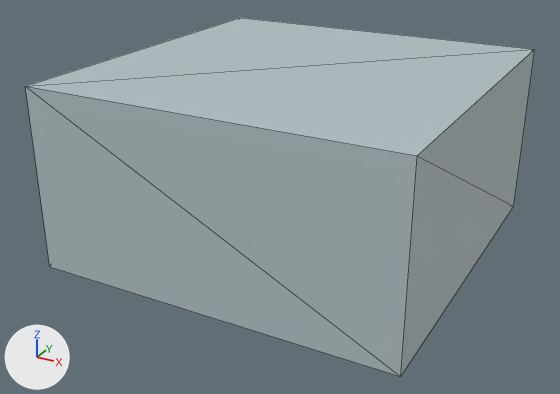
The glTF model race3D_game/models/stream-stone.glb, before and after one commit.
Both versions are drawn from a 50 mm lens placed at (0.931, -1.815, 0.512), pointed at (-0.028, -0.071, -0.36). Arrows for +X, +Y and +Z are at lower left; the lights stay in place. The first picture is the older version. Mesh edges are drawn as thin lines. Vertices at exactly the same position are counted once.

The older version as bpy lines, for what is in view:
```python
mat_wet_granite = principled_material('Wet granite')
mat_wet_granite.base_color = (0.46, 0.55, 0.57)  # light grey #b5c4c7
mat_wet_granite.roughness = 0.4
me_cube_022 = bpy.data.meshes.new('Cube.022')
me_cube_022.from_pydata(...)  # a box spanning x -0.5..0.5, y -0.5..0.5, z -0.25..0.25
me_cube_022.materials.append(mat_wet_granite)  # light grey #b5c4c7
ob_long_stone_core = bpy.data.objects.new('Long stone core', me_cube_022)
ob_long_stone_core.location = (0.0, 0.0, -0.25)
```
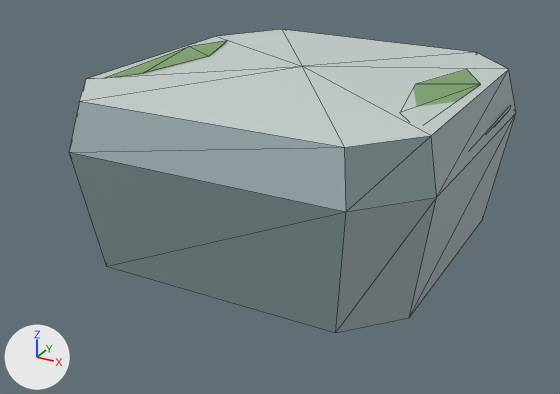
Pixel boxes (x1, y1, x2, y2) of what changed, in the pictures (560 x 394 px):
'Long stone core', recoloured, reshaped, moved (12% narrower, 15% shorter): before (25, 18, 535, 377); after (69, 29, 516, 333)
'Moss at stream edge.001', added (green): after (413, 69, 481, 107)
'Moss at stream edge', added (green): after (105, 40, 227, 78)

The change, as a list of edits to the scene's bpy script:
```text
Change mat_wet_granite:
    mat_wet_granite.base_color: (0.46, 0.55, 0.57) -> (0.38, 0.46, 0.48)  # light grey #b5c4c7 -> grey #a6b5b8
Add mat_wet_stone_strata:
    mat_wet_stone_strata = principled_material('Wet stone strata')
    mat_wet_stone_strata.base_color = (0.24, 0.32, 0.33)  # grey #86999b
    mat_wet_stone_strata.roughness = 0.32
Add mat_exposed_granite:
    mat_exposed_granite = principled_material('Exposed granite')
    mat_exposed_granite.base_color = (0.57, 0.64, 0.62)  # light grey #c7d1ce
    mat_exposed_granite.roughness = 0.65
Add mat_river_moss:
    mat_river_moss = principled_material('River moss')
    mat_river_moss.base_color = (0.22, 0.38, 0.17)  # green #81a673
    mat_river_moss.roughness = 0.91
Change me_cube_022:
    used by ob_long_stone_core; location = (0.0, 0.0, -0.25)
    remove me_cube_022.from_pydata(...)  # 8 vertices, 12 faces; spans x -0.5..0.5, y -0.5..0.5, z -0.25..0.25
    add me_cube_022.from_pydata(...)  # 25 vertices, 40 faces; spans x -0.5..0.5, y -0.5..0.5, z -0.48..0.0
    me_cube_022 part 1: the whole mesh is rebuilt
    add me_cube_022.materials.append(mat_exposed_granite)  # light grey #c7d1ce
    add me_cube_022.materials.append(mat_wet_stone_strata)  # grey #86999b
Add me_moss_at_stream_edge_001:
    me_moss_at_stream_edge_001.from_pydata([(0.43, -0.3, -0.019), (0.45, 0.12, -0.019), (0.38, 0.23, -0.014), (0.31, 0.02, -0.014), (0.36, -0.22, -0.014)], [], [(4, 0, 1), (1, 2, 3), (1, 3, 4)])
    me_moss_at_stream_edge_001.materials.append(mat_river_moss)  # green #81a673
Add me_moss_at_stream_edge:
    me_moss_at_stream_edge.from_pydata([(-0.43, -0.3, -0.019), (-0.45, 0.12, -0.019), (-0.38, 0.23, -0.014), (-0.31, 0.02, -0.014), (-0.36, -0.22, -0.014)], [], [(4, 0, 1), (1, 2, 3), (1, 3, 4)])
    me_moss_at_stream_edge.materials.append(mat_river_moss)  # green #81a673
Change ob_long_stone_core:
    ob_long_stone_core.location: (0.0, 0.0, -0.25) -> (0.0, 0.0, 0.0)
Add ob_moss_at_stream_edge_001:
    ob_moss_at_stream_edge_001 = bpy.data.objects.new('Moss at stream edge.001', me_moss_at_stream_edge_001)
    ob_moss_at_stream_edge_001.location = (0.0, 0.0, 0.0)
Add ob_moss_at_stream_edge:
    ob_moss_at_stream_edge = bpy.data.objects.new('Moss at stream edge', me_moss_at_stream_edge)
    ob_moss_at_stream_edge.location = (0.0, 0.0, 0.0)
```
